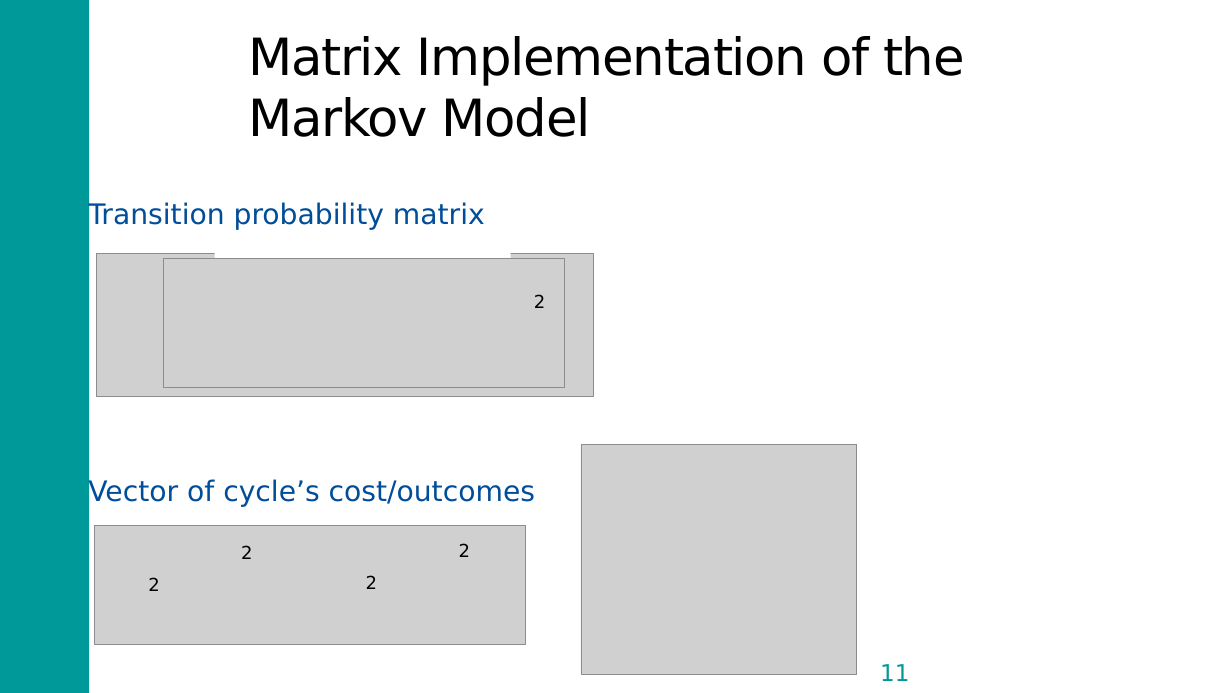
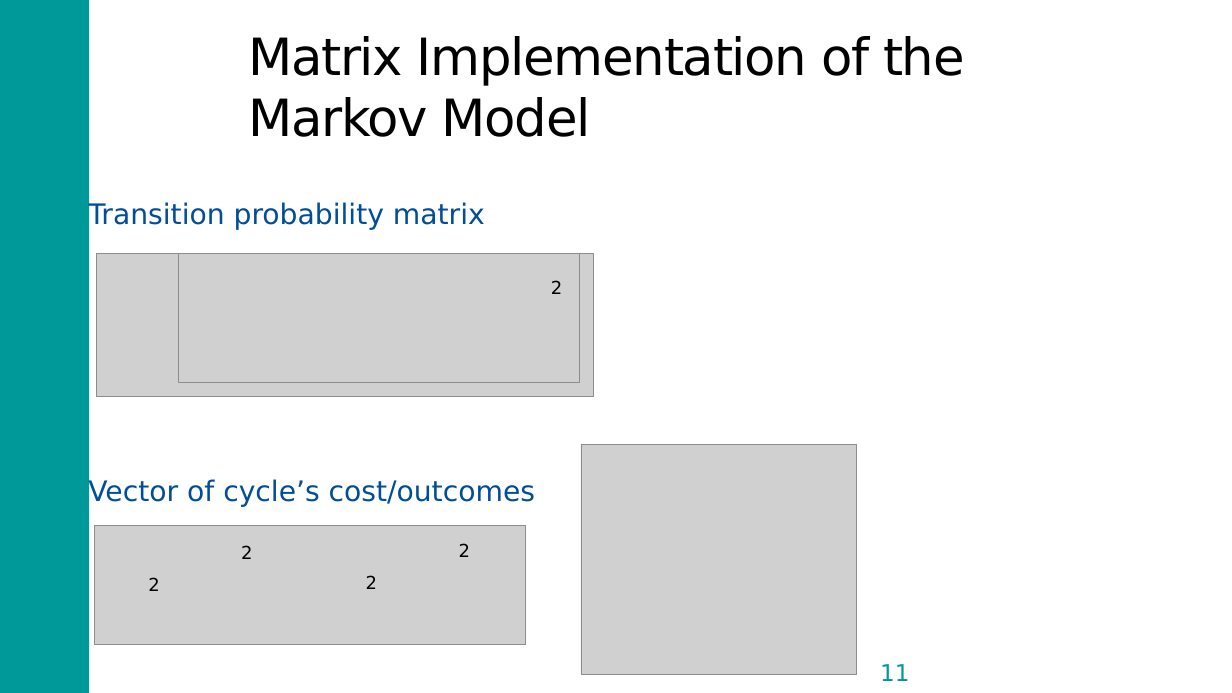
Before and after one commit to DARTH-git/Course-Modularization, a slide deck: slide 11 of Sensitivity analysis/SensitivityAnalysis02_CDC.pptx. Drawn at 1232x693 pixels with LibreOffice and Linux fonts; fonts in the diff are those of the drawing; grey boxes stand for pictures. Boxes give left, top, right and bottom in pixels: in the first picture for what was removed or moved away, otherwise in the second. Text is boxed around its words. In the diff, an @@ line names an element or a change of style, - is before the commit and + after.

Commit message:
fixed SA slides

```diff
--- a/Sensitivity analysis/SensitivityAnalysis02_CDC.pptx
+++ b/Sensitivity analysis/SensitivityAnalysis02_CDC.pptx
@@ picture: place and size @@
-picture at <box>164,259,565,388</box>
+picture at <box>178,253,579,383</box>
@@ text "2": place and size @@
-text "2" at <box>534,294,545,308</box>
+text "2" at <box>551,280,562,294</box>
```
